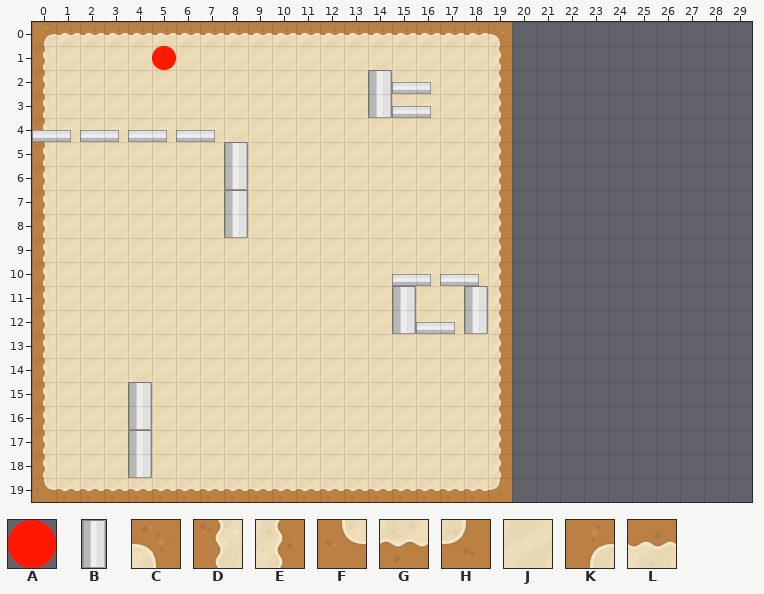
An edit to a level. Tiled map, Assets/Maps/testMap.tmx. Above, as it was before the edit.
Cells are 128x128 px. Shown: x 0..29, y 0..19. The old version is drawn lined up with the new one.
Key: from "Abstractions": A 0 "enemySpawner"; from "Objects": B 1 "barrier_white_rot"; from "Sand": C 0 "land_sand01", D 3 "land_sand04", E 5 "land_sand06", F 8 "land_sand09", G 9 "land_sand10", H 10 "land_sand11", J 11 "land_sand12", K 12 "land_sand13", L 13 "land_sand14".
_ is an empty cell, # one hidden under a higher layer.
Layer "BackgroundLayer" before, first column x 0:
 0 KLLLLLLLLLLLLLLLLLLC__________
 1 DJJJJJJJJJJJJJJJJJJE__________
 2 DJJJJJJJJJJJJJJJJJJE__________
 3 DJJJJJJJJJJJJJ#JJJJE__________
 4 DJJJJJJJJJJJJJJJJJJE__________
 5 DJJJJJJJJJJJJJJJJJJE__________
 6 DJJJJJJJ#JJJJJJJJJJE__________
 7 DJJJJJJJJJJJJJJJJJJE__________
 8 DJJJJJJJ#JJJJJJJJJJE__________
 9 DJJJJJJJJJJJJJJJJJJE__________
10 DJJJJJJJJJJJJJJJJJJE__________
11 DJJJJJJJJJJJJJJJJJJE__________
12 DJJJJJJJJJJJJJJ#JJ#E__________
13 DJJJJJJJJJJJJJJJJJJE__________
14 DJJJJJJJJJJJJJJJJJJE__________
15 DJJJJJJJJJJJJJJJJJJE__________
16 DJJJ#JJJJJJJJJJJJJJE__________
17 DJJJJJJJJJJJJJJJJJJE__________
18 DJJJ#JJJJJJJJJJJJJJE__________
19 FGGGGGGGGGGGGGGGGGGH__________
After:
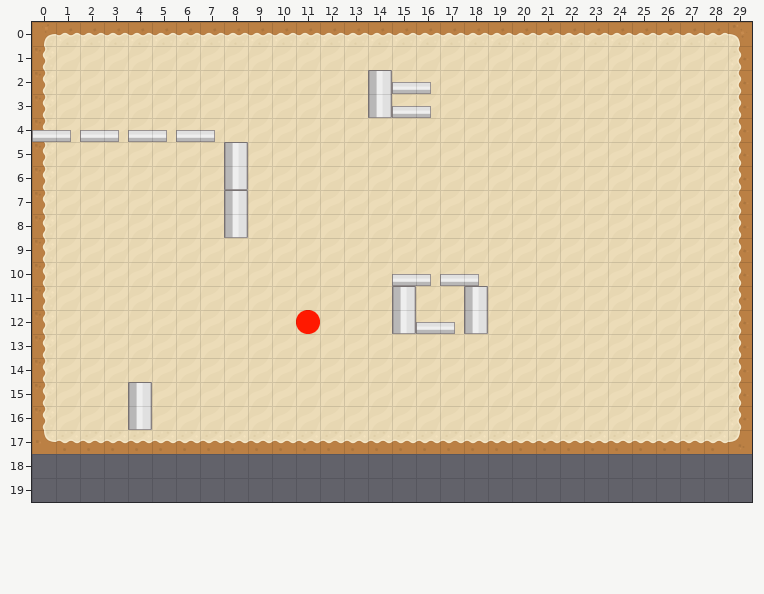
Changes in this commit:
map size 20x20 -> 30x18 cells
Layer "BackgroundLayer":
There is now tile C in row 0 at x 29.
There is now tile E in rows 1 to 16 at x 29.
The edit turns tile D into tile F in row 17 at x 0.
The edit turns tile E into tile G in row 17 at x 19.
The edit turns tile J into tile G in row 17 at x 1 to 18.
There is now tile G in row 17 at x 20 to 28.
There is now tile H in row 17 at x 29.
The edit turns tile E into tile J in rows 1 to 16 at x 19.
There is now tile J in rows 1 to 16 at x 20 to 28.
The edit turns tile C into tile L in row 0 at x 19.
There is now tile L in row 0 at x 20 to 28.
The author cleared the tile that lay hidden in row 18 at x 4.
The author cleared tile D in row 18 at x 0.
The author cleared tile E in row 18 at x 19.
The author cleared tile F in row 19 at x 0.
The author cleared tile G in row 19 at x 1 to 18.
The author cleared tile H in row 19 at x 19.
The author cleared tile J in row 18 at x 1 to 3 and 5 to 18.
Layer "ObjectLayer":
The author cleared tile B in row 18 at x 4.
Layer "AbstractionsLayer":
There is now tile A in row 12 at x 11.
The author cleared tile A in row 1 at x 5.
